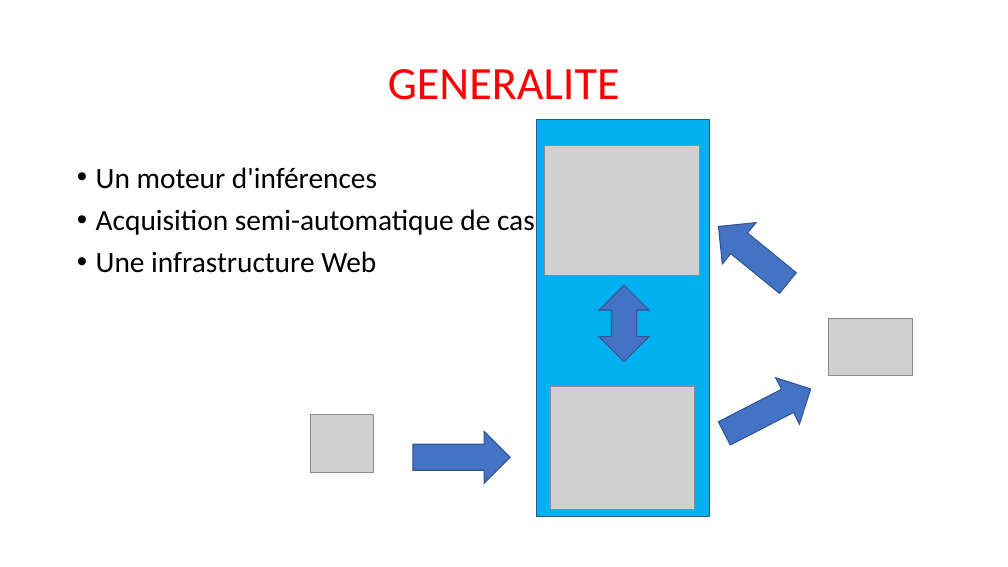
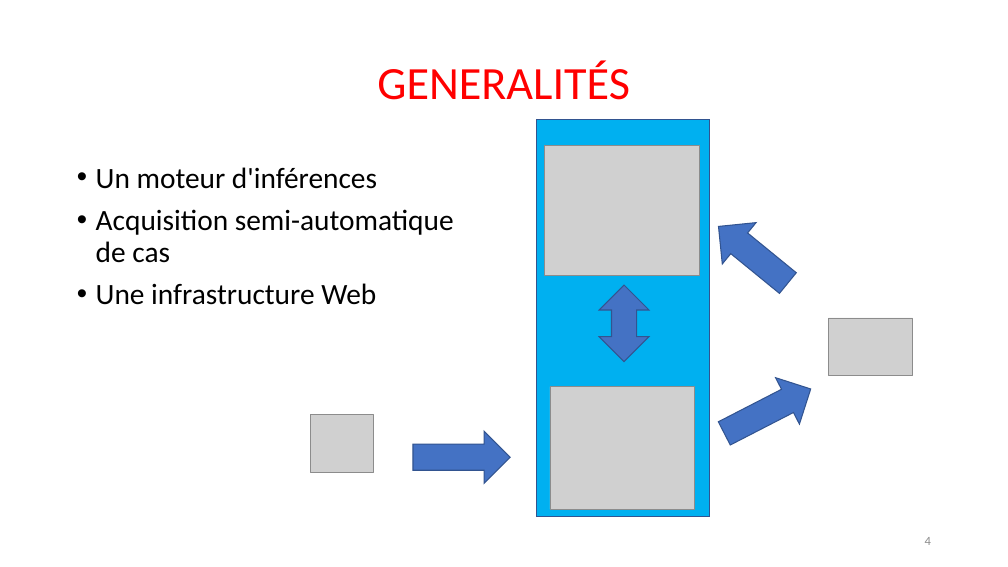
Before and after one commit to Sle3pingForest/StageL3, a slide deck: slide 4 of RapportNam/soutenance.pptx. Drawn at 1008x567 pixels with LibreOffice and Linux fonts; fonts in the diff are those of the drawing; grey boxes stand for pictures. Boxes give left, top, right and bottom in pixels: in the first picture for what was removed or moved away, otherwise in the second. Text is boxed around its words. In the diff, an @@ line names an element or a change of style, - is before the commit and + after.

```diff
--- a/RapportNam/soutenance.pptx
+++ b/RapportNam/soutenance.pptx
@@ title at (377,61,630,100): text changed @@
-GENERALITE
+GENERALITÉS
@@ text "Un moteur d'inférences" rewrapped from (96,167,535,273) to (96,167,454,305) @@
@@ page number added at (925,537,931,545), 12 pt, text #8C8C8C @@
+4
```
Also in this commit, not shown: 14 other slides changed.
